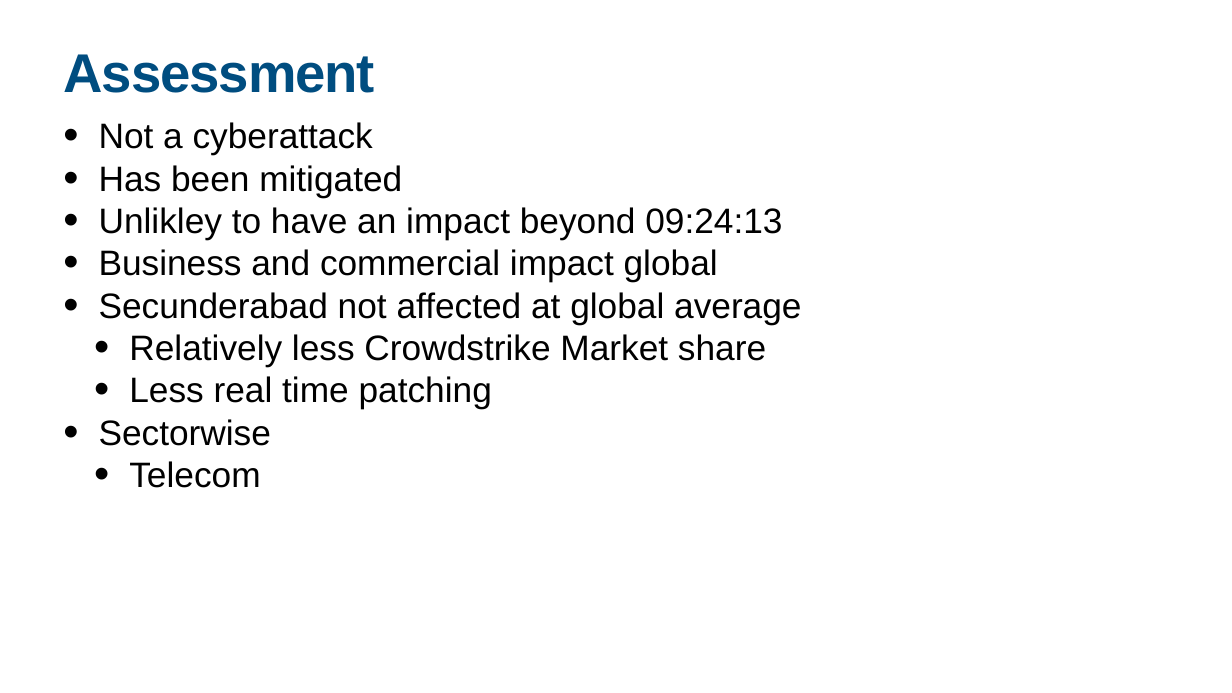
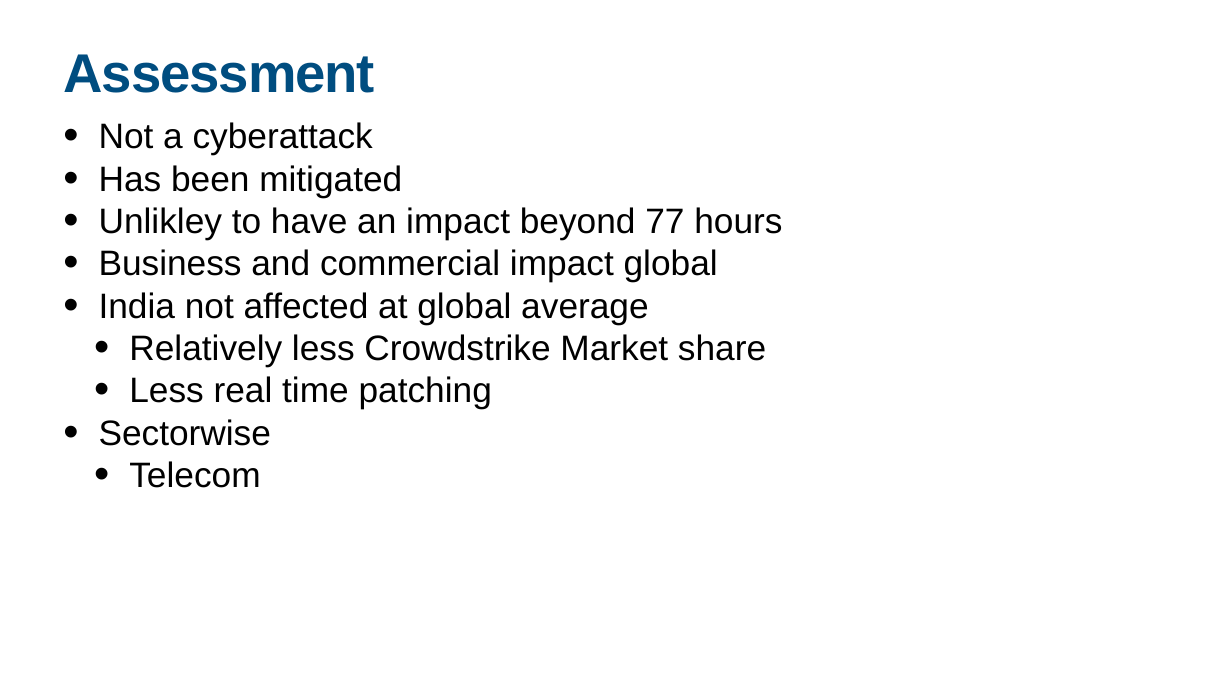
Before and after one commit to Swarnim1812/REDACT-TOOL, a slide deck: slide 8 of backend/outputs2/redacted_Crowdstrike_Prelim_Assessment_new.pptx. Drawn at 1232x693 pixels with LibreOffice and Linux fonts; fonts in the diff are those of the drawing. Boxes give left, top, right and bottom in pixels: in the first picture for what was removed or moved away, otherwise in the second. Text is boxed around its words. In the diff, an @@ line names an element or a change of style, - is before the commit and + after.

```diff
--- a/backend/outputs2/redacted_Crowdstrike_Prelim_Assessment_new.pptx
+++ b/backend/outputs2/redacted_Crowdstrike_Prelim_Assessment_new.pptx
@@ text at <box>99,207,782,240</box>: text changed @@
-• Unlikley to have an impact beyond 09:24:13
+• Unlikley to have an impact beyond 77 hours
@@ text at <box>99,292,648,324</box>: text changed @@
-• Secunderabad not affected at global average
+• India not affected at global average
```
Also in this commit, not shown: 10 other slides changed, 1 slide added, 1 slide removed, 51 other files.
